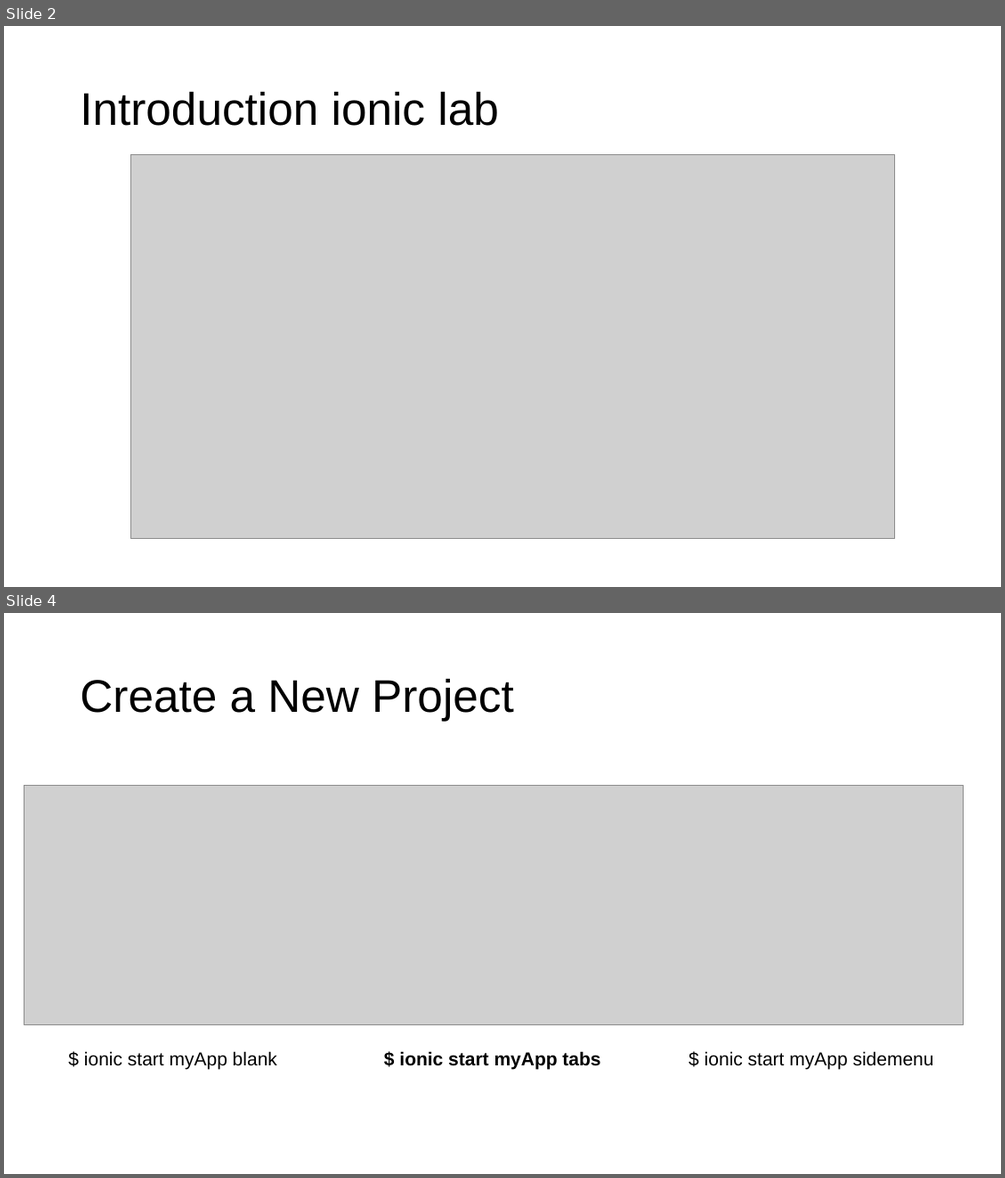
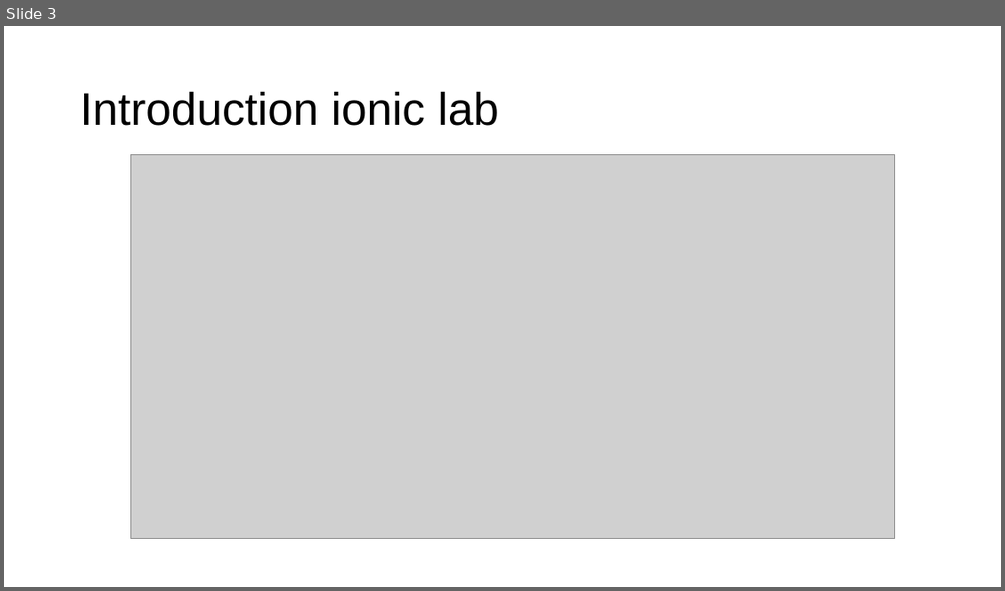
Before and after one commit to fauzisho/ionic-module-learning, a slide deck: 3. Design and Themes/Design and Theme.pptx. Shown one above the other, each under a label of ours: slides 2 and 4 before the commit, slide 3 after it; the slides between them are not shown. The pictures are 1005x1178 and 1005x591 pixels, drawn with LibreOffice and Linux fonts; fonts in the diff are those of the drawing; grey boxes stand for pictures. Boxes give left, top, right and bottom in pixels: in the first picture for what was removed or moved away, otherwise in the second. Text is boxed around its words. In the diff, an @@ line names an element or a change of style, - is before the commit and + after.

```diff
--- a/3. Design and Themes/Design and Theme.pptx
+++ b/3. Design and Themes/Design and Theme.pptx
@@ slide 4 removed at bbox=[4, 613, 1001, 1174], background #FFFFFF @@
@@ title removed at bbox=[80, 678, 514, 721] @@
-Create a New Project
@@ picture removed at bbox=[24, 785, 963, 1025] @@
@@ text removed at bbox=[84, 1051, 277, 1070] @@
-$ ionic start myApp blank
@@ text removed at bbox=[399, 1051, 600, 1069] @@
-$ ionic start myApp tabs
@@ text removed at bbox=[704, 1051, 934, 1069] @@
-$ ionic start myApp sidemenu
@@ what was slide 2 is now slide 3 @@
```
Also in this commit, not shown: 1 slide changed, 5 slides added, 2 other slides removed, 1 other file.
